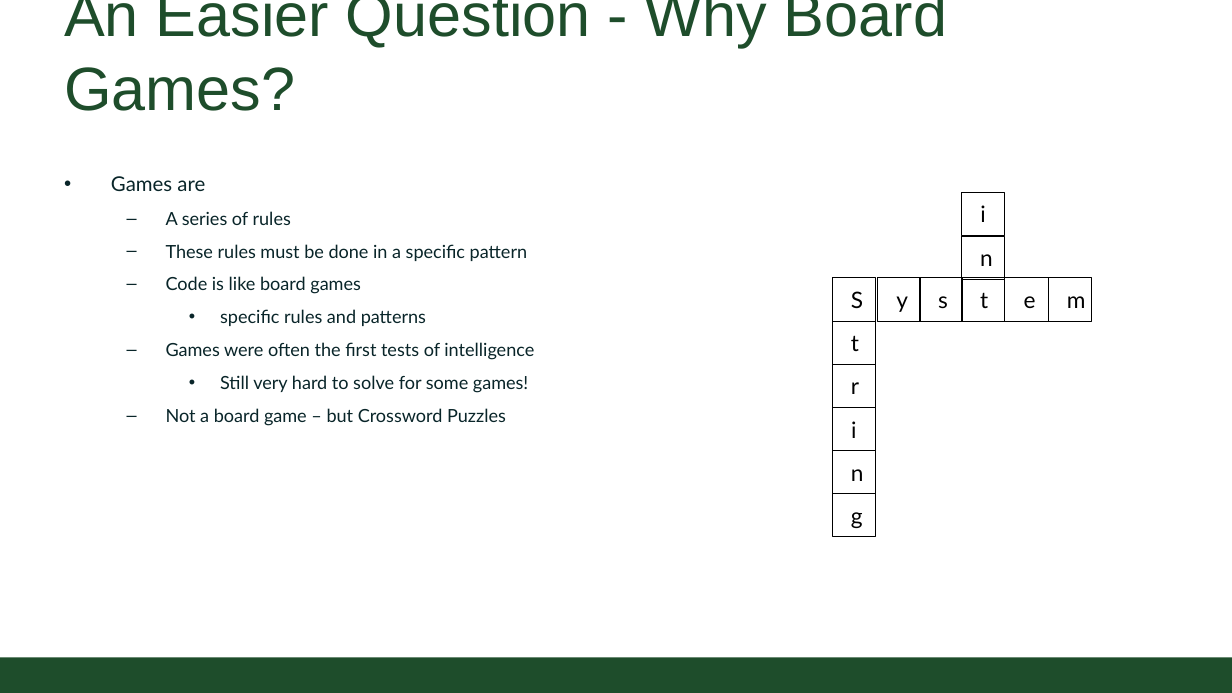
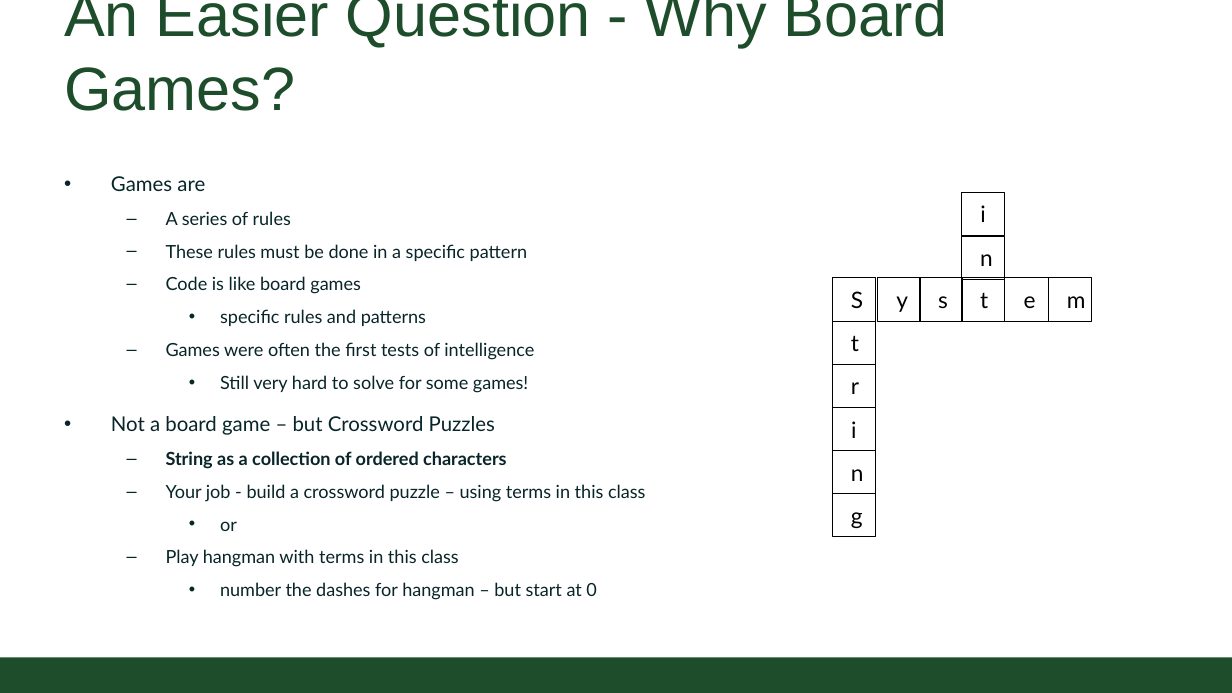
Before and after one commit to CSU-CS150/handouts, a slide deck: slide 4 of helpsessions/week2/strings.pptx. Drawn at 1232x693 pixels with LibreOffice and Linux fonts; fonts in the diff are those of the drawing; background and template pictures are left out. Boxes give left, top, right and bottom in pixels: in the first picture for what was removed or moved away, otherwise in the second. Text is boxed around its words. In the diff, an @@ line names an element or a change of style, - is before the commit and + after.

Commit message:
week2 in progress

```diff
--- a/helpsessions/week2/strings.pptx
+++ b/helpsessions/week2/strings.pptx
@@ text at <box>111,416,495,435</box>: size 16 to 18 pt in "Not a board game – but Crossword ..."; bullet – to •; list level 2 to 1 in "Not a board game – ..." @@
@@ text at <box>166,451,646,600</box>: paragraphs added @@
+  – String as a collection of ordered characters
+  – Your job - build a crossword puzzle – using terms in this class
+    • or
+  – Play hangman with terms in this class
+    • number the dashes for hangman – but start at 0
```
